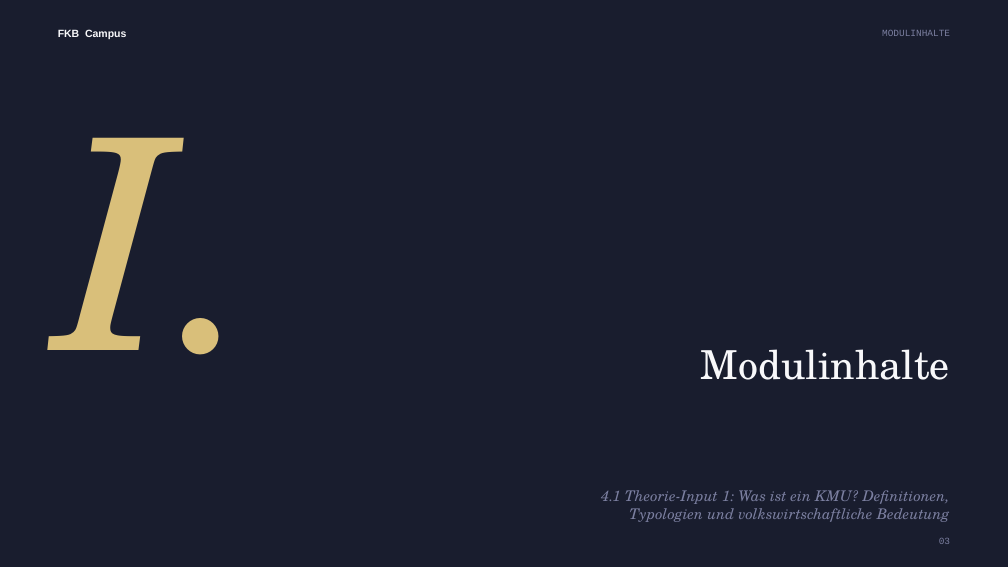
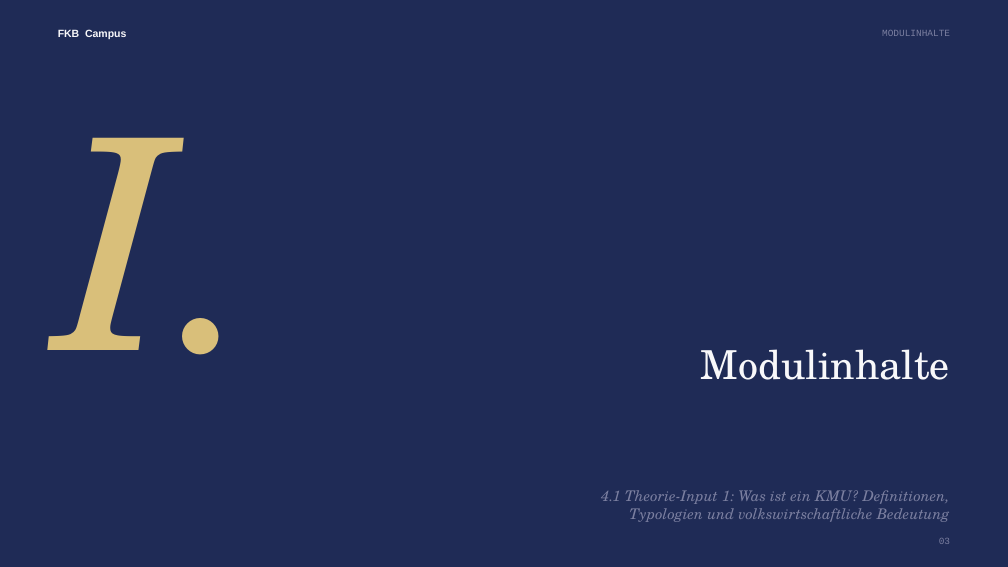
Before and after one commit to ck5rqc47pr-byte/firmenkundenakademie-online, a slide deck: slide 3 of public/downloads/praesentation/M06.pptx. Drawn at 1008x567 pixels with LibreOffice and Linux fonts; fonts in the diff are those of the drawing. Boxes give left, top, right and bottom in pixels: in the first picture for what was removed or moved away, otherwise in the second. Text is boxed around its words. In the diff, an @@ line names an element or a change of style, - is before the commit and + after.

```diff
--- a/public/downloads/praesentation/M06.pptx
+++ b/public/downloads/praesentation/M06.pptx
@@ background #191D2E to #1F2B56 @@
```
Also in this commit, not shown: 8 other slides changed, 1 slide added, 1 slide removed, 21 other files.
